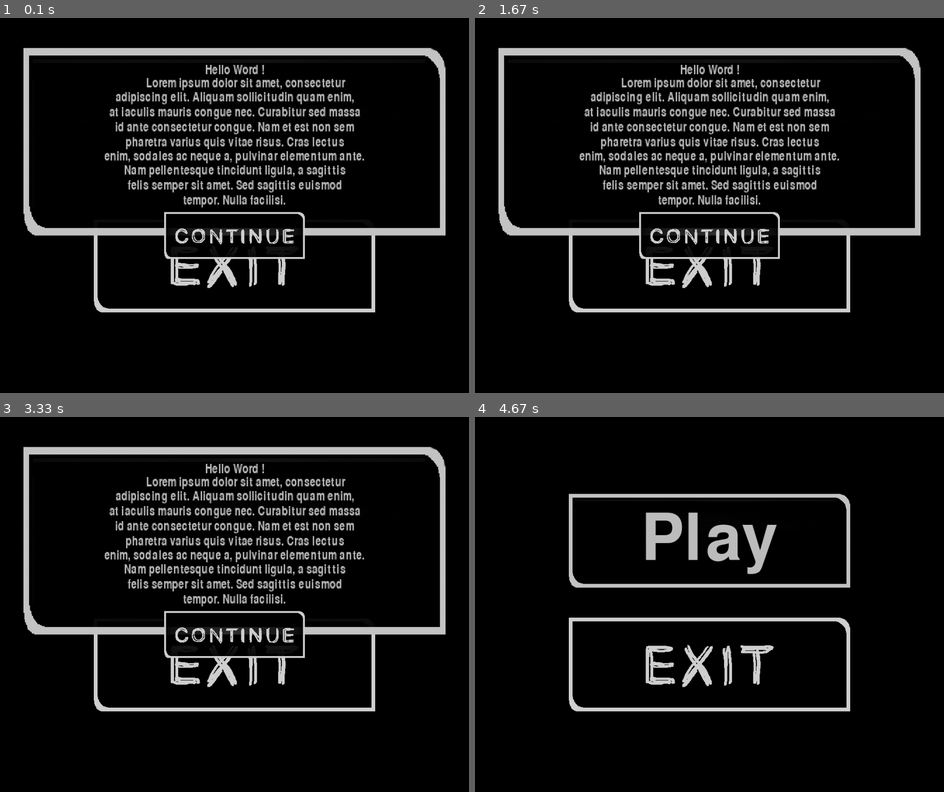
Above: before the commit, frames 1-4 (two rows, left to right).
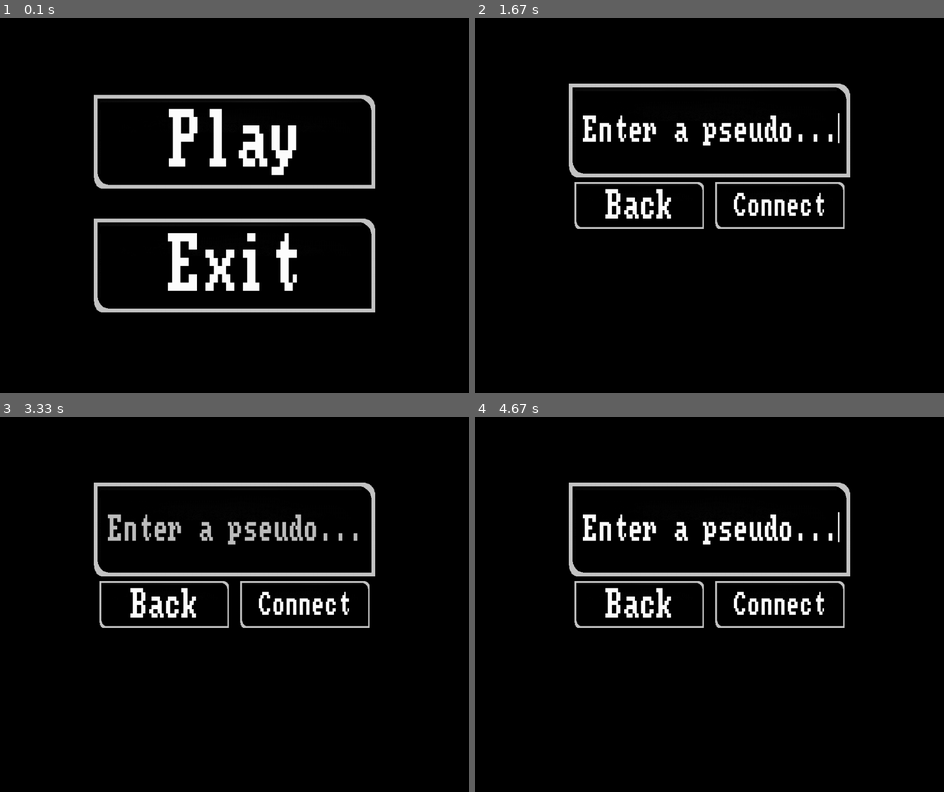
Above: after the commit, the same moments.

Repository: P4UL-M/Peer2peer-Pygame
Game: pygame game, started from main.py
Two runs of this game, one before a commit and one after it. Both use one fixed random seed, a clock stepped at 60 frames per second and the inputs below.
Inputs (mouse positions are in pixels of both pictures, inside the frame that each line leads up to):
- Up to frame 1 (0.1 s): no input
- Up to frame 2 (1.67 s): press the mouse at (709, 265) at 0.37 s; move the mouse to (700, 183) at 0.47 s; release the mouse at (690, 104) at 0.6 s; press the mouse at (709, 130) at 0.7 s; move the mouse to (625, 220) at 0.8 s; release the mouse at (545, 314) at 0.93 s; press the mouse at (639, 205) at 1.03 s; move the mouse to (709, 179) at 1.13 s; release the mouse at (784, 153) at 1.27 s; press the mouse at (709, 130) at 1.37 s; move the mouse to (704, 235) at 1.47 s; release the mouse at (700, 340) at 1.6 s
- Up to frame 3 (3.33 s): press the mouse at (234, 529) at 1.7 s; move the mouse to (145, 563) at 1.8 s; release the mouse at (60, 593) at 1.93 s; click (121, 608) at 2.05 s; press the mouse at (234, 664) at 2.37 s; move the mouse to (290, 619) at 2.47 s; release the mouse at (351, 570) at 2.6 s; press the mouse at (234, 529) at 2.7 s; move the mouse to (187, 582) at 2.8 s; release the mouse at (136, 634) at 2.93 s; press the mouse at (234, 529) at 3.03 s; move the mouse to (164, 567) at 3.13 s; release the mouse at (93, 608) at 3.27 s
- Up to frame 4 (4.67 s): press the mouse at (709, 529) at 3.37 s; move the mouse to (657, 499) at 3.47 s; release the mouse at (601, 465) at 3.6 s; press the mouse at (639, 604) at 3.7 s; move the mouse to (700, 630) at 3.8 s; release the mouse at (765, 657) at 3.93 s; press the mouse at (709, 529) at 4.53 s; move the mouse to (789, 499) at 4.63 s

The runs differ from the first frame. In frame 1, 16% of the frame differs, in the area x 5-95%, y 7-73%; in frame 2, 17%, in the area x 5-95%, y 7-79%; in frame 3, 16%; in frame 4, 10%.

Commit message:
Fix on  multiple set_text

Diff:
--- a/lib/pygame_menu.py
+++ b/lib/pygame_menu.py
@@ -1,13 +1,10 @@
-import pygame as py
-from pygame.font import Font
-from pygame.surface import Surface
-from lib.tools import Vector2
+import pygame as py             # PYGAME
+from lib.tools import Vector2   # personnal tools
 from pygame.locals import *     # PYGAME constant & functions
-from sys import exit           # exit script
-from time import time
-import textwrap
-
-from var.globals import FONT
+from sys import exit            # exit script
+import textwrap                 # wrap text automatically
+
+from var.globals import FONT    # global var
 
 _window = None
 
@@ -166,7 +163,7 @@
 
 class textZone(sprite):
     """class pour ajouter automatiquement du text"""
-    def __init__(self, name, isactive=True,text_color='grey', layer=0):
+    def __init__(self, name, isactive=True,text_color='white', layer=0):
         self.name = name
         self.position = Vector2(0,0)
         self.scale = Vector2(50,50)
@@ -175,7 +172,7 @@
         self.layer = layer
         self.handles = []
 
-        self.surface = Surface((self.scale.x,self.scale.y),flags=py.SRCALPHA)
+        self.surface = py.Surface((self.scale.x,self.scale.y),flags=py.SRCALPHA)
 
         self.text_color = text_color
         self.FONT_PATH = FONT
@@ -276,7 +273,10 @@
         else:
             return True
 
-    def set_text(self,text,color="grey",padding=0.05):
+    def set_text(self,text,color="white",padding=0.05):
+
+        self.surface = py.transform.scale(py.image.load(self.file).convert_alpha(),(self.scale.x,self.scale.y))
+
         _text = textZone(
             name=f"textZone_{self.name}",
             text_color=color
@@ -322,11 +322,11 @@
     def get_text_size(self):
         i = self.surface.get_height()
         temp = py.font.Font(None,i)
-        size_temp = temp.size("A"*self.max_char)
+        size_temp = temp.size("A"*max(self.max_char,len(self.paceHolder)))
         while int(self.surface.get_height()*0.80)<size_temp[1] or int(self.surface.get_width()*0.9)<size_temp[0]:
             i -=1
             temp = py.font.Font(None,i)
-            size_temp = temp.size("A"*self.max_char)
+            size_temp = temp.size("A"*max(self.max_char,len(self.paceHolder)))
         return(i)
 
     def on_enter(self,func):
@@ -369,7 +369,7 @@
         y = int(render.get_height()//2 - self.txt_surface.get_height()//2)
         # Blit the text.
         render.blit(self.txt_surface,(x,y))
-        if time() % 1 > 0.5 and self.active:
+        if py.time.get_ticks() % 1000 > 500 and self.active:
             cursor = Rect(self.txt_surface.get_rect(topleft=(x,y-5)).topright, (3, self.txt_surface.get_rect().height))
             py.draw.rect(render, self.text_color, cursor)
         if self.isactive:
--- a/main.py
+++ b/main.py
@@ -14,10 +14,12 @@
 def exit_button():
     _button = Button(
         name="exit",
-        path= PATH / "assets" / "Exit_Button.png"
+        path= PATH / "assets" / "Empty_Node.png"
         )
 
     _button.set_position(Vector2(0.5,0.66))
+
+    _button.set_text("Exit",padding=0.15)
 
     @_button.on_click
     def next_menu():
@@ -34,60 +36,13 @@
 
     _button.set_position(Vector2(0.5,0.33))
 
-    _button.set_text("Play",color="grey",padding=0.15)
+    _button.set_text("Play",color="white",padding=0.15)
 
     @_button.on_click
     def next_menu():
         game.actual_menu = principale.get_child("Play")
 
     return _button
-
-@principale.add_sprite
-def play_alert():
-    _alert = AlertBox(
-        name="Alert",
-        path=PATH / "assets" / "Empty_Node.png",
-        layer=1
-        )
-
-    _alert.padding = 0.1
-
-    _alert.set_text(
-        """Hello Word !
-        Lorem ipsum dolor sit amet, consectetur adipiscing elit. Aliquam sollicitudin quam enim, at iaculis mauris congue nec. Curabitur sed massa id ante consectetur congue. Nam et est non sem pharetra varius quis vitae risus. Cras lectus enim, sodales ac neque a, pulvinar elementum ante. Nam pellentesque tincidunt ligula, a sagittis felis semper sit amet. Sed sagittis euismod tempor. Nulla facilisi.
-        """,
-        wrap_lenght=50,
-        align_center=True)
-
-    _alert.set_position(Vector2(0.5,0.33))
-    _alert.set_scale(Vector2(1.5,2.0))
-
-    @_alert.add_button
-    def validate_button():
-        _button = Button(
-            name=f"validate_alert_{_alert.name}",
-            path=PATH / "assets" / "Continue.png",
-            layer=_alert.layer
-        )
-
-        _button.set_position(Vector2(0.5,1.0),parent=_alert)
-        _button.set_scale(Vector2(0.5,0.5))
-
-        @_button.on_click
-        def close():
-            _alert.isactive = False
-            for _button in _alert.childs:
-                _button.isactive = False
-
-        return _button
-
-    @_alert.on_enter
-    def close():
-        _alert.isactive = False
-        for _button in _alert.childs:
-            _button.isactive = False
-
-    return _alert
 #endregion
 
 #region connection portal
@@ -97,11 +52,13 @@
 def back_button():
     _button = Button(
         name="back",
-        path=PATH / "assets" / "Back_Button.png"
+        path=PATH / "assets" / "Empty_Node.png"
     )
 
     _button.set_scale(Vector2(0.46,0.5))
     _button.set_position(Vector2(0.35,0.5))
+
+    _button.set_text("Back",padding=0.15)
 
     @_button.on_click
     def back():
@@ -120,11 +77,13 @@
 def validate_button():
     _button = Button(
         name="validate",
-        path=PATH / "assets" / "Load.png"
+        path=PATH / "assets" / "Empty_node.png"
     )
 
     _button.set_scale(Vector2(0.46,0.5))
     _button.set_position(Vector2(0.65,0.5))
+
+    _button.set_text("Connect",padding=0.15)
 
     @_button.on_click
     def get_pseudo():
@@ -163,13 +122,19 @@
 def connection():
     _button = Button(
         name="connecting",
-        path=PATH / "assets" / "connecting.png"
+        path=PATH / "assets" / "Empty_Node.png"
     )
 
     _button.set_position(Vector2(0.5,0.4))
+
+    _button.set_text("Connection",padding=0.15)
 
     @_button.Event(None)
     def check_ready():
+        time = (py.time.get_ticks() % 4000)//1000
+        _text = "Connection" + "."*time + " "*(3-time)
+        _button.set_text(_text,padding=0.15)
+
         if server.ready:
             game.actual_menu = connecting.get_child("Online_Menu")
 
@@ -189,7 +154,7 @@
     _alert.set_position(Vector2(0.5,0.4))
 
     _alert.set_text("""BAD PSEUDO
-    Le pseudo que vous avez choisi ne convient pas, veuillez en essayer un autre
+    The pseudo you choose isn't correct or already takken, please try another one.
     """,wrap_lenght=30,align_center=True)
 
     return _alert
@@ -208,8 +173,8 @@
     _alert.set_position(Vector2(0.5,0.4))
 
     _alert.set_text("""CONNECTION FAILED
-    La connexion au serveur a raté, veuillez vérifier votre accès à internet.
-    """,wrap_lenght=30,align_center=True)
+    The connection to the server failed, check your connection to internet and try again. If this doesn't work again check status of the server.
+    """,wrap_lenght=50,align_center=True)
 
     return _alert
 
@@ -245,10 +210,12 @@
 def back_button():
     _button = Button(
         name="back",
-        path=PATH / "assets" / "Back_Button.png"
+        path=PATH / "assets" / "Empty_Node.png"
     )
 
     _button.set_position(Vector2(0.5,0.66))
+
+    _button.set_text("Back",padding=0.15)
 
     @_button.on_click
     def back():
--- a/var/globals.py
+++ b/var/globals.py
@@ -4,4 +4,4 @@
 
 PATH = Path("/".join(sys.argv[0].split("/")[:-1]) or "\\".join(sys.argv[0].split("\\")[:-1])).absolute()
 
-FONT = None
+FONT = PATH / "assets" / "novem___.ttf"
